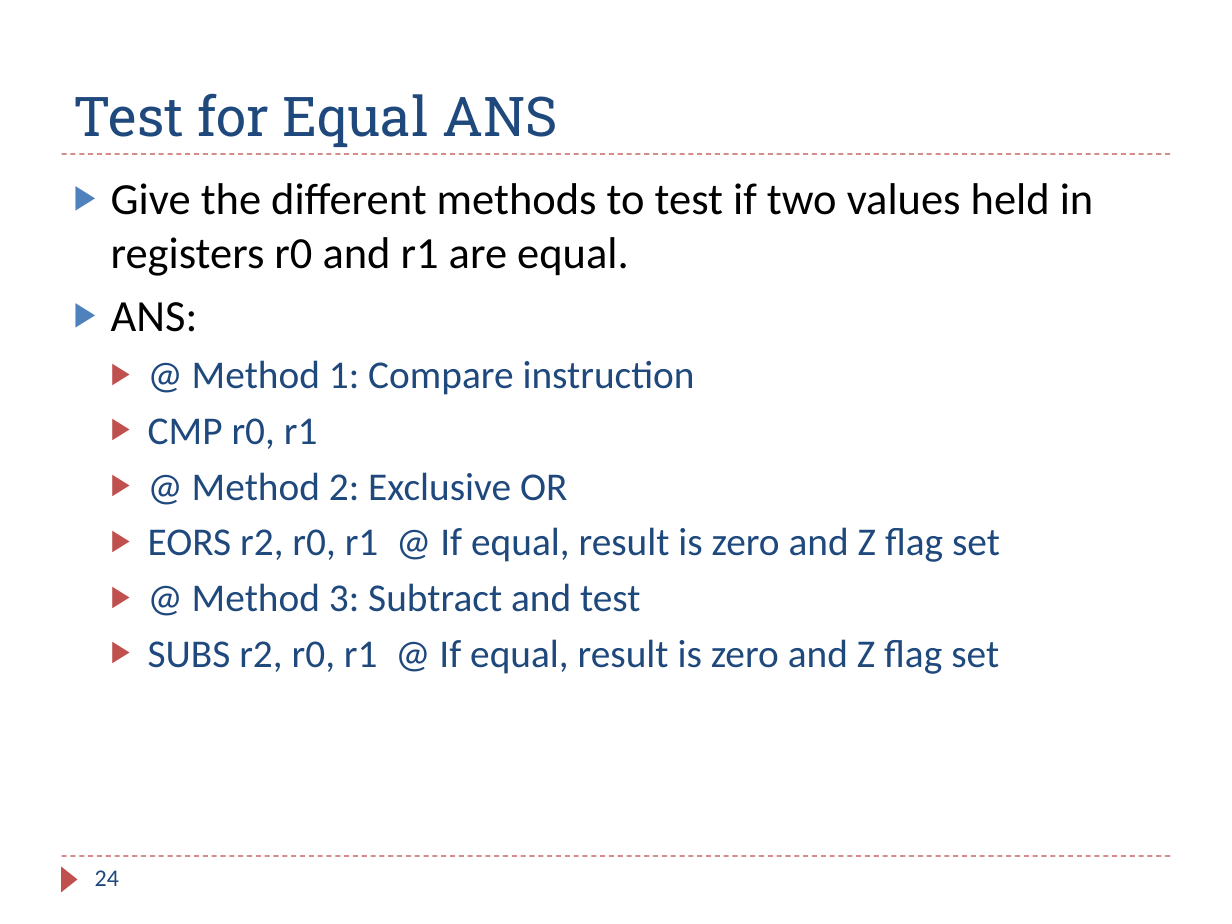
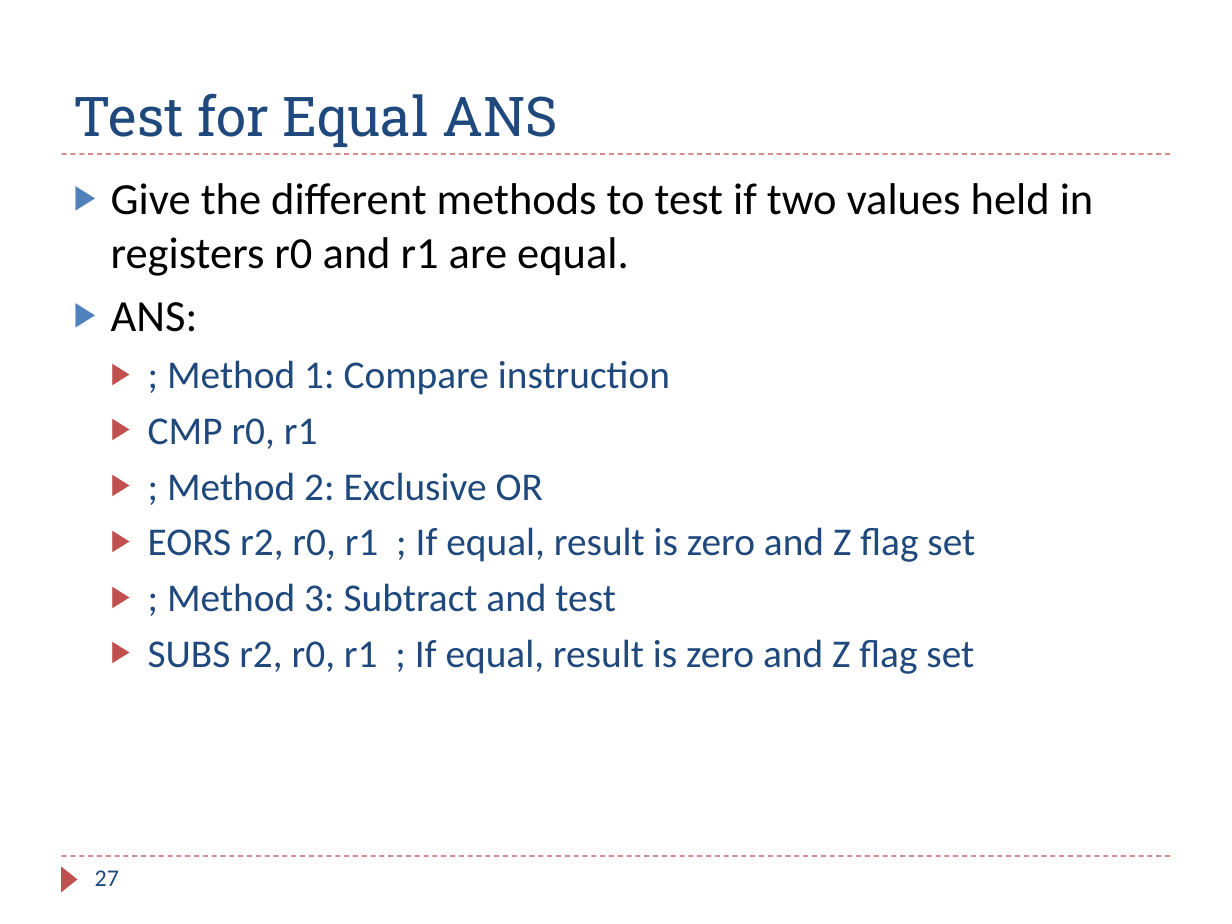
Before and after one commit to guhofstra/CSC111Fa25, a slide deck: slide 27 of PPTs/Ch6_ARM_Flow_Control_Exercises_ANS.pptx (slide 24 before the commit). Drawn at 1232x924 pixels with LibreOffice and Linux fonts; fonts in the diff are those of the drawing. Boxes give left, top, right and bottom in pixels: in the first picture for what was removed or moved away, otherwise in the second. Text is boxed around its words. In the diff, an @@ line names an element or a change of style, - is before the commit and + after.

```diff
--- a/PPTs/Ch6_ARM_Flow_Control_Exercises_ANS.pptx
+++ b/PPTs/Ch6_ARM_Flow_Control_Exercises_ANS.pptx
@@ text at (x1=167, y1=360, x2=670, y2=395): text changed @@
-  ▶ @ Method 1: Compare instruction
+  ▶ ; Method 1: Compare instruction
@@ text at (x1=148, y1=472, x2=975, y2=674): text changed @@
-  ▶ @ Method 2: Exclusive OR
-  ▶ EORS r2, r0, r1 @ If equal, result is zero and Z flag set
-  ▶ @ Method 3: Subtract and test
-  ▶ SUBS r2, r0, r1 @ If equal, result is zero and Z flag set
+  ▶ ; Method 2: Exclusive OR
+  ▶ EORS r2, r0, r1 ; If equal, result is zero and Z flag set
+  ▶ ; Method 3: Subtract and test
+  ▶ SUBS r2, r0, r1 ; If equal, result is zero and Z flag set
@@ page number at (x1=95, y1=870, x2=119, y2=886): text changed @@
-24
+27
```
Also in this commit, not shown: 11 other slides changed, 10 slides added, 17 other files.
